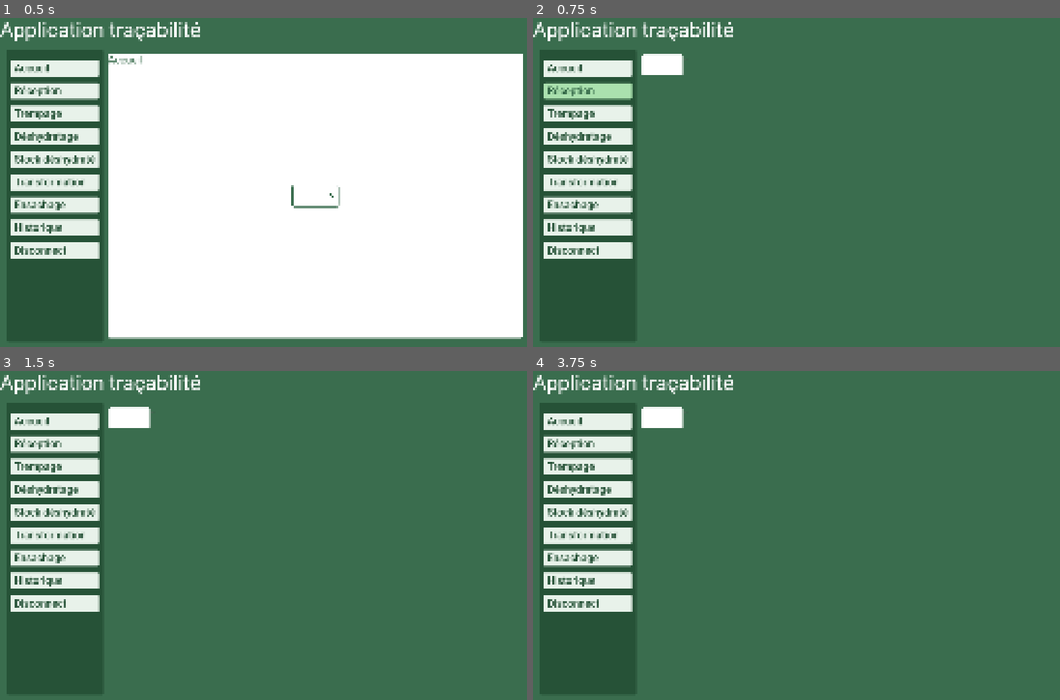
Above: before the commit, frames 1-4 (two rows, left to right).
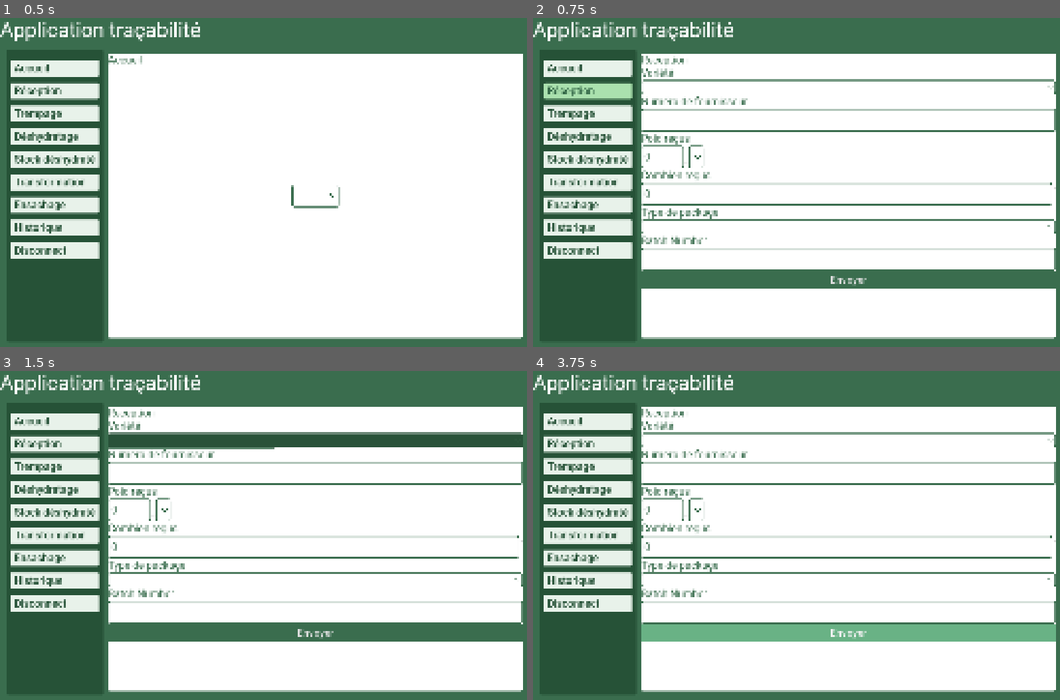
Above: after the commit, the same moments.

Repository: Animo105/tout-cru-dans-le-bec
Game: Godot game, scene res://main_app/main.tscn
Same seed, same stepped clock (60 frames per second), same inputs: the game is played once before the commit and once after it.
Inputs (mouse positions are in pixels of both pictures, inside the frame that each line leads up to):
- Up to frame 1 (0.5 s): no input
- Up to frame 2 (0.75 s): click "Réception" at 0.5 s
- Up to frame 3 (1.5 s): click (316, 440) at 1.27 s
- Up to frame 4 (3.75 s): click (696, 509) at 2.02 s; click (849, 578) at 2.77 s; click (849, 634) at 3.5 s, where only the run after the commit has a clickable "Envoyer"

Frame 1 is identical in both runs. In frame 2, 62% of the frame differs, in the area x 20-100%, y 10-98%; in frame 3, 62%; in frame 4, 66%.

Commit message:
reception visuel nice
bro comment on vas install la bd chez lui :skull:

Diff:
--- a/scenes/Reception.tscn
+++ b/scenes/Reception.tscn
@@ -1,11 +1,8 @@
 [gd_scene format=3 uid="uid://cs1ohgrur8u8d"]
 
-[ext_resource type="Theme" uid="uid://dn5qgfk13nyr8" path="res://assets/themes/backgroundScenes.tres" id="1_52y0n"]
-[ext_resource type="Script" uid="uid://btv7hxdsqar6k" path="res://scenes/reception.gd" id="1_ll5ql"]
-[ext_resource type="Theme" uid="uid://cf4ja7b5l4dtb" path="res://assets/themes/Labels.tres" id="2_ll5ql"]
+[ext_resource type="Script" uid="uid://btv7hxdsqar6k" path="res://scenes/scene_scripts/reception.gd" id="1_ll5ql"]
 
-[node name="Reception" type="Control" unique_id=388938240]
-layout_mode = 3
+[node name="Reception" type="PanelContainer" unique_id=1092432812]
 anchors_preset = 15
 anchor_right = 1.0
 anchor_bottom = 1.0
@@ -13,84 +10,88 @@
 grow_vertical = 2
 script = ExtResource("1_ll5ql")
 
-[node name="Label" type="Label" parent="." unique_id=1512895805]
+[node name="PanelContainer_PanelContainer#VBoxContainer" type="VBoxContainer" parent="." unique_id=841701159]
 layout_mode = 2
 
-[node name="VBoxContainer" type="VBoxContainer" parent="PanelContainer/PanelContainer" unique_id=841701159]
-layout_mode = 2
-
-[node name="Label" type="Label" parent="PanelContainer/PanelContainer/VBoxContainer" unique_id=1512895805]
+[node name="NomScene" type="Label" parent="PanelContainer_PanelContainer#VBoxContainer" unique_id=1949330014]
 layout_mode = 2
 size_flags_horizontal = 0
 size_flags_vertical = 0
 text = "Reception"
 
-[node name="Label2" type="Label" parent="PanelContainer/PanelContainer/VBoxContainer" unique_id=1931811240]
+[node name="VarieteLabel" type="Label" parent="PanelContainer_PanelContainer#VBoxContainer" unique_id=1931811240]
 layout_mode = 2
 size_flags_horizontal = 0
 size_flags_vertical = 0
-theme = ExtResource("2_ll5ql")
 text = "Variété"
 
-[node name="Variete" type="OptionButton" parent="PanelContainer/PanelContainer/VBoxContainer" unique_id=1306849345]
+[node name="Variete" type="OptionButton" parent="PanelContainer_PanelContainer#VBoxContainer" unique_id=1306849345]
+unique_name_in_owner = true
 layout_mode = 2
 
-[node name="Label3" type="Label" parent="PanelContainer/PanelContainer/VBoxContainer" unique_id=1122793278]
+[node name="NumeroFournisseurLabel" type="Label" parent="PanelContainer_PanelContainer#VBoxContainer" unique_id=1122793278]
 layout_mode = 2
 size_flags_horizontal = 0
 size_flags_vertical = 0
-theme = ExtResource("2_ll5ql")
 text = "Numéro de fournisseur"
 
-[node name="NumFournisseur" type="LineEdit" parent="PanelContainer/PanelContainer/VBoxContainer" unique_id=1496459665]
+[node name="NumeroFournisseur" type="LineEdit" parent="PanelContainer_PanelContainer#VBoxContainer" unique_id=1496459665]
+unique_name_in_owner = true
 layout_mode = 2
 size_flags_vertical = 0
 
-[node name="Label6" type="Label" parent="PanelContainer/PanelContainer/VBoxContainer" unique_id=1445778120]
+[node name="PoidRecusLabel" type="Label" parent="PanelContainer_PanelContainer#VBoxContainer" unique_id=1445778120]
 layout_mode = 2
 size_flags_horizontal = 0
 size_flags_vertical = 0
-theme = ExtResource("2_ll5ql")
-text = "KG reçus"
+text = "Poid reçus"
 
-[node name="KgRecus" type="SpinBox" parent="PanelContainer/PanelContainer/VBoxContainer" unique_id=1752183178]
+[node name="HBoxContainer" type="HBoxContainer" parent="PanelContainer_PanelContainer#VBoxContainer" unique_id=73745517]
+layout_mode = 2
+
+[node name="PoidRecus" type="SpinBox" parent="PanelContainer_PanelContainer#VBoxContainer/HBoxContainer" unique_id=1752183178]
+unique_name_in_owner = true
+layout_mode = 2
+size_flags_vertical = 0
+max_value = 1000.0
+
+[node name="TypePoid" type="OptionButton" parent="PanelContainer_PanelContainer#VBoxContainer/HBoxContainer" unique_id=808948628]
+unique_name_in_owner = true
+layout_mode = 2
+
+[node name="QuantiteRecusLabel" type="Label" parent="PanelContainer_PanelContainer#VBoxContainer" unique_id=2028734945]
+layout_mode = 2
+size_flags_horizontal = 0
+size_flags_vertical = 0
+text = "Combien reçus"
+
+[node name="QuantiteRecus" type="SpinBox" parent="PanelContainer_PanelContainer#VBoxContainer" unique_id=429030660]
+unique_name_in_owner = true
+layout_mode = 2
+size_flags_vertical = 0
+max_value = 500.0
+
+[node name="PackageTypeLabel" type="Label" parent="PanelContainer_PanelContainer#VBoxContainer" unique_id=345449846]
+layout_mode = 2
+size_flags_horizontal = 0
+size_flags_vertical = 0
+text = "Type de package"
+
+[node name="PackageType" type="OptionButton" parent="PanelContainer_PanelContainer#VBoxContainer" unique_id=1086313335]
+unique_name_in_owner = true
 layout_mode = 2
 size_flags_vertical = 0
 
-[node name="Label4" type="Label" parent="PanelContainer/PanelContainer/VBoxContainer" unique_id=2028734945]
+[node name="BatchNumberLabel" type="Label" parent="PanelContainer_PanelContainer#VBoxContainer" unique_id=1989443905]
 layout_mode = 2
 size_flags_horizontal = 0
 size_flags_vertical = 0
-theme = ExtResource("2_ll5ql")
-text = "Quantité reçus"
+text = "Batch Number"
 
-[node name="QuantiteRecus" type="SpinBox" parent="PanelContainer/PanelContainer/VBoxContainer" unique_id=429030660]
-layout_mode = 2
-size_flags_vertical = 0
-
-[node name="Label5" type="Label" parent="PanelContainer/PanelContainer/VBoxContainer" unique_id=1989443905]
-layout_mode = 2
-size_flags_horizontal = 0
-size_flags_vertical = 0
-theme = ExtResource("2_ll5ql")
-text = "Type de package"
-
-[node name="PackageType" type="OptionButton" parent="PanelContainer/PanelContainer/VBoxContainer" unique_id=532919821]
+[node name="BatchNumber" type="LineEdit" parent="PanelContainer_PanelContainer#VBoxContainer" unique_id=1288160821]
+unique_name_in_owner = true
 layout_mode = 2
 
-[node name="Label7" type="Label" parent="PanelContainer/PanelContainer/VBoxContainer" unique_id=345449846]
-layout_mode = 2
-size_flags_horizontal = 0
-size_flags_vertical = 0
-theme = ExtResource("2_ll5ql")
-text = "Type de package"
-
-[node name="BatchNumber" type="LineEdit" parent="PanelContainer/PanelContainer/VBoxContainer" unique_id=1987973088]
-layout_mode = 2
-size_flags_vertical = 0
-
-[node name="Envoyer" type="Button" parent="PanelContainer/PanelContainer/VBoxContainer" unique_id=509646637]
+[node name="PanelContainer_PanelContainer_VBoxContainer#Envoyer" type="Button" parent="PanelContainer_PanelContainer#VBoxContainer" unique_id=509646637]
 layout_mode = 2
 text = "Envoyer"
-
-[connection signal="pressed" from="PanelContainer/PanelContainer/VBoxContainer/Envoyer" to="." method="_on_envoyer_pressed"]
--- a/scenes/reception.gd
+++ b/scenes/scene_scripts/reception.gd
@@ -1,10 +1,10 @@
 extends Control
-@onready var variete: OptionButton = $PanelContainer/PanelContainer/VBoxContainer/Variete
-@onready var num_fournisseur: LineEdit = $PanelContainer/PanelContainer/VBoxContainer/NumFournisseur
-@onready var quantite_recus: SpinBox = $PanelContainer/PanelContainer/VBoxContainer/QuantiteRecus
+@onready var variete: OptionButton = %Variete
+@onready var num_fournisseur: LineEdit = %NumeroFournisseur
+@onready var quantite_recus: SpinBox = %QuantiteRecus
 @onready var kg_recus: SpinBox = $PanelContainer/PanelContainer/VBoxContainer/KgRecus
-@onready var package_type: OptionButton = $PanelContainer/PanelContainer/VBoxContainer/PackageType
-@onready var batch_number: LineEdit = $PanelContainer/PanelContainer/VBoxContainer/BatchNumber
+@onready var package_type: OptionButton = %PackageType
+@onready var batch_number: LineEdit = %BatchNumber
 
 
 # Called when the node enters the scene tree for the first time.
Renamed: scenes/reception.gd.uid -> scenes/scene_scripts/reception.gd.uid
